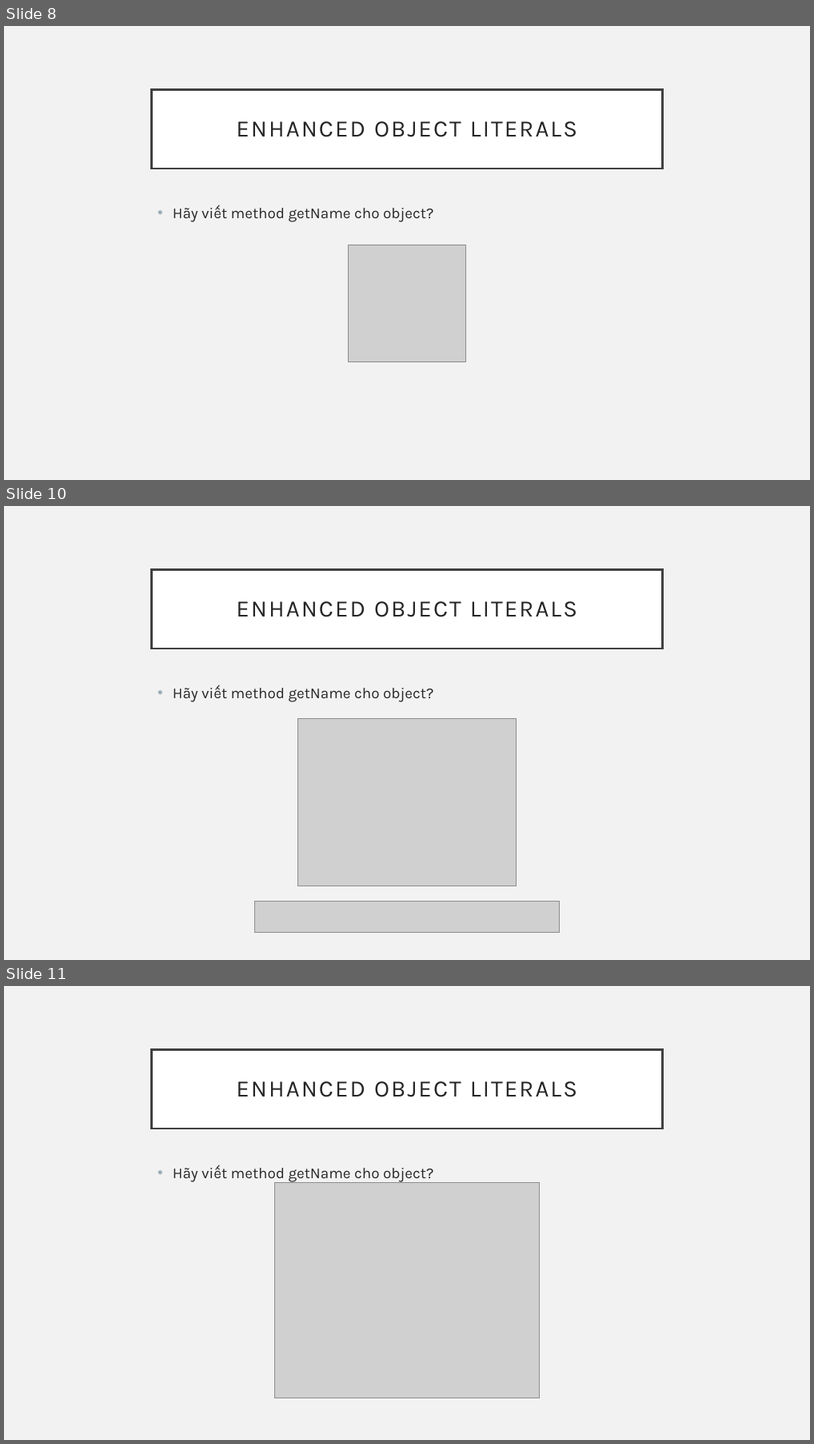
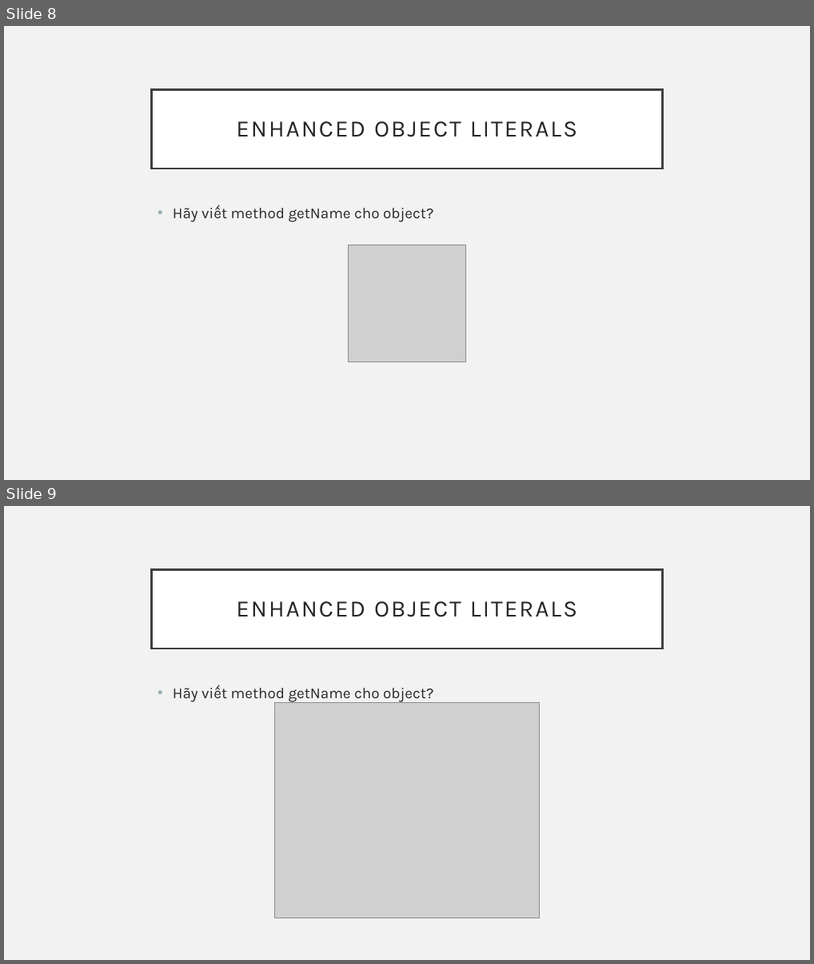
Before and after one commit to sobbingwind/React, a slide deck: ES6_2.pptx. Shown one above the other, each under a label of ours: slides 8, 10 and 11 before the commit, slides 8 and 9 after it; the slides between them are not shown. The pictures are 814x1444 and 814x964 pixels, drawn with LibreOffice and Linux fonts; fonts in the diff are those of the drawing; grey boxes stand for pictures. Boxes give left, top, right and bottom in pixels: in the first picture for what was removed or moved away, otherwise in the second. Text is boxed around its words. In the diff, an @@ line names an element or a change of style, - is before the commit and + after.

```diff
--- a/ES6_2.pptx
+++ b/ES6_2.pptx
@@ slide 10 removed at (x1=4, y1=506, x2=810, y2=960), background #F2F2F2 @@
@@ title removed at (x1=152, y1=569, x2=662, y2=648) @@
-ENHANCED OBJECT LITERALS
@@ text removed at (x1=173, y1=688, x2=434, y2=702) @@
-• Hãy viết method getName cho object?
@@ picture removed at (x1=298, y1=718, x2=516, y2=886) @@
@@ picture removed at (x1=255, y1=900, x2=560, y2=932) @@
@@ what was slide 11 is now slide 9 @@
```
Also in this commit, not shown: 1 slide changed, 2 other slides removed.
